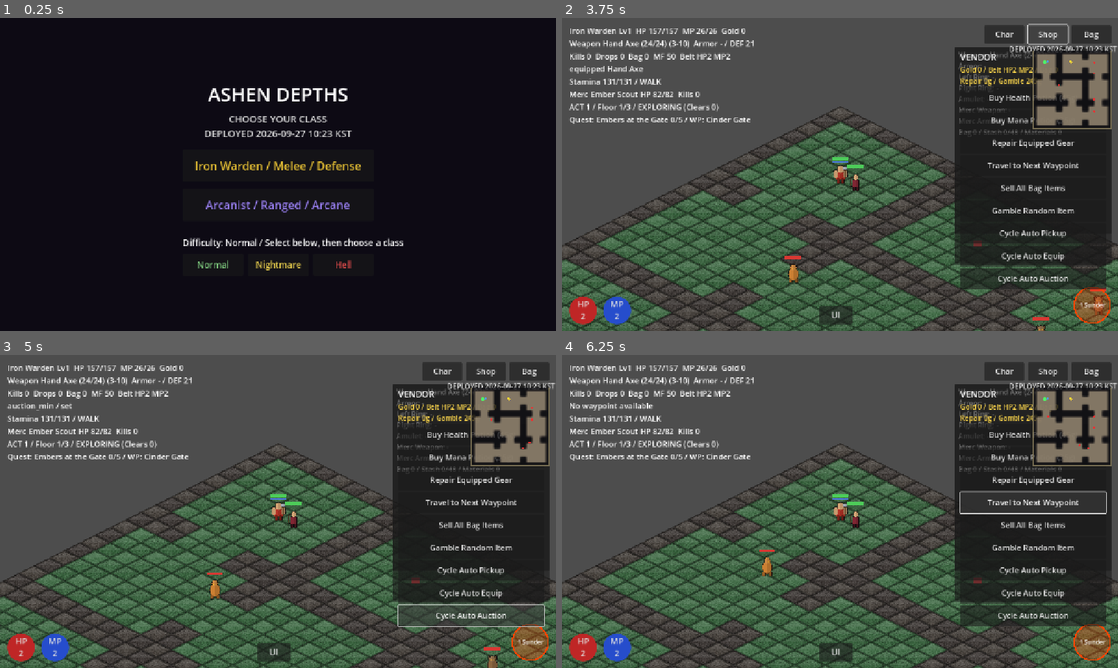
Above: before the commit, frames 1-4 (two rows, left to right).
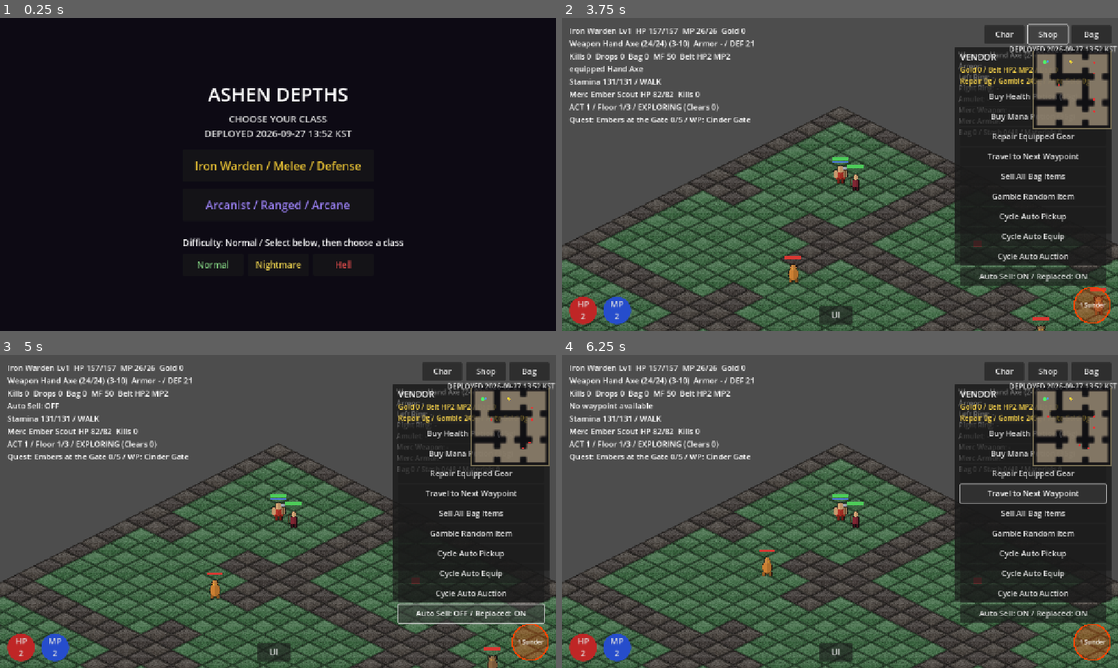
Above: after the commit, the same moments.

Repository: jflakeee/diablo
Game: Godot game, scene res://main.tscn
Two runs of this game, one before a commit and one after it. Both use one fixed random seed, a clock stepped at 60 frames per second and the inputs below.
Inputs (mouse positions are in pixels of both pictures, inside the frame that each line leads up to):
- Up to frame 1 (0.25 s): no input
- Up to frame 2 (3.75 s): click "Normal" at 0.5 s; click "Normal" at 1.25 s; click "Iron Warden / Melee / Defense" at 2 s; click "Bag" at 2.75 s; click "Shop" at 3.5 s
- Up to frame 3 (5 s): click (472, 611) at 4.25 s, where only the run after the commit has a clickable "Auto Sell: ON / Replaced: ON"
- Up to frame 4 (6.25 s): click (1034, 611) at 5 s, where only the run after the commit has a clickable "Auto Sell: OFF / Replaced: ON"; click "Travel to Next Waypoint" at 5.75 s

The runs differ from the first frame. In frame 1, less than 0.1% of the frame differs, in the area x 56-60%, y 36-38%; in frame 2, 2.9%; in frame 3, 3.1%; in frame 4, 3.3%, in the area x 71-98%, y 8-87%.

Commit message:
Add combat-power auto equip and safe auto sell

Diff:
--- a/prototype/game_dungeon/automation.gd
+++ b/prototype/game_dungeon/automation.gd
@@ -10,13 +10,50 @@
 var materials := {}
 var auctions: Array = []
 var salvage := 0
+var auto_sell := true
+var sell_replaced_gear := true
+var auto_sell_max_quality := "rare"
+var keep_market_value := 10000
 
 func rank(quality: String) -> int:
 	return int(QUALITY_RANK.get(quality, 0))
 
 func accepts(it: Dictionary) -> bool:
 	var slot := String(it.get("slot", ""))
+	if auto_sell and slot in ["weapon", "armor", "ring", "amulet"]:
+		return true
 	return slot in ["gold", "potion", "material", "skill_book"] or rank(String(it.get("quality", "normal"))) >= rank(pickup_min)
+
+func should_auto_sell(it: Dictionary, sale_value: int, requirement_locked: bool) -> bool:
+	if not auto_sell or requirement_locked or bool(it.get("salvage_protected", false)):
+		return false
+	if not String(it.get("slot", "")) in ["weapon", "armor", "ring", "amulet"]:
+		return false
+	var quality := String(it.get("quality", "normal"))
+	if quality in ["set", "unique"] or rank(quality) > rank(auto_sell_max_quality):
+		return false
+	return sale_value < keep_market_value
+
+func snapshot() -> Dictionary:
+	return {"pickup_min": pickup_min, "equip_min": equip_min, "auction_min": auction_min,
+		"auto_sell": auto_sell, "sell_replaced_gear": sell_replaced_gear, "auto_sell_max_quality": auto_sell_max_quality,
+		"keep_market_value": keep_market_value, "potion_tier": potion_tier.duplicate(true),
+		"materials": materials.duplicate(true), "salvage": salvage}
+
+func restore(raw: Variant) -> void:
+	if not raw is Dictionary:
+		return
+	var state: Dictionary = raw
+	pickup_min = String(state.get("pickup_min", pickup_min))
+	equip_min = String(state.get("equip_min", equip_min))
+	auction_min = String(state.get("auction_min", auction_min))
+	auto_sell = bool(state.get("auto_sell", auto_sell))
+	sell_replaced_gear = bool(state.get("sell_replaced_gear", sell_replaced_gear))
+	auto_sell_max_quality = String(state.get("auto_sell_max_quality", auto_sell_max_quality))
+	keep_market_value = maxi(0, int(state.get("keep_market_value", keep_market_value)))
+	potion_tier = (state.get("potion_tier", potion_tier) as Dictionary).duplicate(true)
+	materials = (state.get("materials", materials) as Dictionary).duplicate(true)
+	salvage = maxi(0, int(state.get("salvage", salvage)))
 
 func add_material(it: Dictionary) -> void:
 	var id := String(it.get("id", it.get("name", "unknown")))
@@ -66,8 +103,13 @@
 	var unique := {"name": "Unique Axe", "slot": "weapon", "quality": "unique", "dmin": 3, "dmax": 10, "affixes": {}}
 	var set_item := {"name": "Set Axe", "slot": "weapon", "quality": "set", "dmin": 3, "dmax": 11, "affixes": {}}
 	add_material({"id": "ruby", "amount": 999999, "slot": "material"})
-	var ok := accepts(rare) and not accepts({"slot": "armor", "quality": "normal"})
+	var ok := accepts(rare) and accepts({"slot": "armor", "quality": "normal"})
 	ok = ok and int(materials["ruby"]) == 999999 and potion_upgrade("health", 2) and not potion_upgrade("health", 1)
 	ok = ok and should_equip(unique, set_item) and should_equip(set_item, rare) and list_auction(rare, 10, 5)
 	ok = ok and expire_auctions(14) == 0 and expire_auctions(15) == 3
+	ok = ok and should_auto_sell(rare, 500, false) and not should_auto_sell(unique, 500, false) and not should_auto_sell(rare, 500, true)
+	var saved := snapshot()
+	auto_sell = false
+	restore(saved)
+	ok = ok and auto_sell
 	return ok
--- a/prototype/game_dungeon/main.gd
+++ b/prototype/game_dungeon/main.gd
@@ -31,7 +31,7 @@
 const Stamina := preload("res://stamina.gd")
 const DeathSystem := preload("res://death_system.gd")
 const Stash := preload("res://stash.gd")
-const DEPLOYED_AT_KST := "2026-09-27 10:23 KST"
+const DEPLOYED_AT_KST := "2026-09-27 13:52 KST"
 
 var _grid: Array = []
 var _astar: AStarGrid2D
@@ -111,6 +111,7 @@
 const COST_HP_POT := 45
 const COST_MP_POT := 35
 var _vendor_panel: Panel
+var _auto_sell_button: Button
 var _gold_sold := 0
 var _gambles := 0
 # ── 스탯/스킬 포인트 분배(성장) ──
@@ -948,6 +949,8 @@
 		_run_skill_book_visual_test.call_deferred()
 	elif OS.get_cmdline_user_args().has("economy_conversion_test"):
 		_run_economy_conversion_test.call_deferred()
+	elif OS.get_cmdline_user_args().has("auto_equip_sell_test"):
+		_run_auto_equip_sell_test.call_deferred()
 
 func _run_skill_visual_test() -> void:
 	await get_tree().create_timer(0.75).timeout
@@ -1027,6 +1030,36 @@
 	var gamble_ok := gold_before_gamble >= gamble_cost and _gold == gold_before_gamble - gamble_cost and _inventory.size() == bag_before_gamble + 1
 	var ok := item_sale_ok and protected_ok and duplicate_ok and gamble_ok
 	print("[ECONOMY] item_sale=%s protected=%s duplicate_book=%s(+%dg) gamble=%s(cost=%dg) verdict=%s" % [str(item_sale_ok), str(protected_ok), str(duplicate_ok), book_value, str(gamble_ok), gamble_cost, "PASS" if ok else "FAIL"])
+	await get_tree().create_timer(1.0).timeout
+	get_tree().quit()
+
+func _run_auto_equip_sell_test() -> void:
+	await get_tree().create_timer(0.75).timeout
+	_inv_panel.visible = true
+	var weak := Item.generate(_rng, Item.ARMOR_BASES[0], 1, "normal")
+	var strong := Item.generate(_rng, Item.ARMOR_BASES[0], 10, "rare")
+	strong["affixes"] = {"def": 25, "life": 20, "res_all": 8}
+	var worse := Item.generate(_rng, Item.ARMOR_BASES[0], 1, "normal")
+	var locked := Item.generate(_rng, Item.ARMOR_BASES[2], 10, "rare")
+	var protected := Item.generate(_rng, Item.ARMOR_BASES[0], 1, "normal")
+	protected["salvage_protected"] = true
+	var pickup_test_item := func(test_item: Dictionary) -> void:
+		_spawn_ground(test_item, _player.gx + 2.0, _player.gy)
+		_pickup(_ground.back() as Node)
+	pickup_test_item.call(weak)
+	var empty_equipped: bool = _equipped["armor"] == weak
+	var gold_before_replace := _gold
+	pickup_test_item.call(strong)
+	var upgraded: bool = _equipped["armor"] == strong and _gold > gold_before_replace
+	var gold_before_worse := _gold
+	pickup_test_item.call(worse)
+	var lower_sold: bool = _equipped["armor"] == strong and _gold > gold_before_worse and not _inventory.has(worse)
+	pickup_test_item.call(locked)
+	var future_kept: bool = _inventory.has(locked)
+	pickup_test_item.call(protected)
+	var protected_kept: bool = _inventory.has(protected)
+	var ok: bool = empty_equipped and upgraded and lower_sold and future_kept and protected_kept
+	print("[AUTO_EQUIP_SELL] empty=%s upgrade=%s replaced_sold=%s lower_sold=%s future_kept=%s protected=%s verdict=%s" % [str(empty_equipped), str(upgraded), str(_gold_sold > 0), str(lower_sold), str(future_kept), str(protected_kept), "PASS" if ok else "FAIL"])
 	await get_tree().create_timer(1.0).timeout
 	get_tree().quit()
 
@@ -1276,6 +1309,7 @@
 		"merc_equipped": _merc_equipped.duplicate(true),
 		"stamina": _stamina,
 		"corpse_state": _corpse_state.duplicate(true), "player_deaths": _player_deaths,
+		"automation": _automation.snapshot(),
 	}
 
 func _save_game() -> void:
@@ -1333,6 +1367,7 @@
 	_stamina = _stamina_max if saved_stamina < 0.0 else clampf(saved_stamina, 0.0, _stamina_max)
 	_corpse_state = DeathSystem.normalize_corpse(state.get("corpse_state", {}))
 	_player_deaths = maxi(0, int(state.get("player_deaths", 0)))
+	_automation.restore(state.get("automation", {}))
 	_spawn_corpse_marker()
 	if _merc != null:
 		_merc_scale_stats()
@@ -2439,19 +2474,79 @@
 	_inventory.append(it)
 	_items_picked += 1
 	_spawn_text(_player.position, "+" + Item.display_name(it), Item.quality_color(String(it["quality"])))
-	_auto_equip(it)
+	var equip_result := _auto_equip(it)
+	if equip_result in ["KEPT_LOWER_POWER", "KEPT_REQUIREMENT_LOCKED"]:
+		var requirement_locked := equip_result == "KEPT_REQUIREMENT_LOCKED"
+		if _automation.should_auto_sell(it, _item_value(it), requirement_locked):
+			var sale_value := _item_value(it)
+			_inventory.erase(it)
+			_gold += sale_value
+			_gold_sold += sale_value
+			_combat_log = "AUTO SOLD: %s / +%dg" % [Item.display_name(it), sale_value]
+			_spawn_text(_player.position + Vector2(0, -42), "+%dg AUTO SELL" % sale_value, Color(1.0, 0.85, 0.25))
 	_rebuild_inv()
 
-func _auto_equip(it: Dictionary) -> void:
+func _affix_power(affixes: Dictionary) -> float:
+	var mana_weight := 1.2 if _class == "arcanist" else 0.45
+	var strength_weight := 0.8 if _class == "arcanist" else 2.2
+	var dexterity_weight := 1.2 if _class == "arcanist" else 1.7
+	return float(affixes.get("life", 0)) * 1.5 + float(affixes.get("mana", 0)) * mana_weight \
+		+ float(affixes.get("str", 0)) * strength_weight + float(affixes.get("dex", 0)) * dexterity_weight \
+		+ float(affixes.get("ar", 0)) * 0.2 + float(affixes.get("res_all", 0)) * 6.0 \
+		+ (float(affixes.get("res_fire", 0)) + float(affixes.get("res_cold", 0)) + float(affixes.get("res_light", 0)) + float(affixes.get("res_poison", 0))) * 1.5 \
+		+ (float(affixes.get("fdmg", 0)) + float(affixes.get("cdmg", 0)) + float(affixes.get("ldmg", 0))) * 8.0
+
+func _item_combat_power(it: Dictionary) -> float:
+	if it.is_empty() or Item.is_broken(it):
+		return 0.0
+	var affixes := Item.effective_affixes(it)
+	var power := _affix_power(affixes)
+	if String(it.get("slot", "")) == "weapon":
+		var average_damage := (float(it.get("dmin", 0)) + float(it.get("dmax", 0))) * 0.5
+		power += average_damage * (1.0 + float(affixes.get("ed", 0)) / 100.0) * 12.0
+	else:
+		power += (float(it.get("defense", 0)) + float(affixes.get("def", 0))) * 2.0
+	return power
+
+func _loadout_combat_power(loadout: Dictionary) -> float:
+	var items: Array = []
+	var power := 0.0
+	for slot in EQUIPMENT_SLOTS:
+		var equipped_item: Dictionary = loadout.get(slot, {})
+		items.append(equipped_item)
+		power += _item_combat_power(equipped_item)
+	power += _affix_power(Item.equipped_set_bonus(items))
+	return power
+
+func _power_with_item(it: Dictionary, slot: String) -> float:
+	var candidate := _equipped.duplicate(true)
+	candidate[slot] = it
+	return _loadout_combat_power(candidate)
+
+func _auto_equip(it: Dictionary) -> String:
+	if not Item.can_equip(it, _player.level, _player.stat_str, _player.stat_dex):
+		return "KEPT_REQUIREMENT_LOCKED"
 	var slot := _equipment_slot_for_item(it)
-	var cur: Dictionary = _equipped[slot]
-	if Item.can_equip(it, _player.level, _player.stat_str, _player.stat_dex) and _automation.should_equip(it, cur):
-		if not cur.is_empty():
-			_inventory.erase(cur)
-			if not _automation.list_auction(cur, int(Time.get_ticks_msec() / 1000)):
-				_inventory.append(cur)
-		_equip(it, slot)
-		_inventory.erase(it)
+	if not _equipped.has(slot):
+		return "KEPT_LOWER_POWER"
+	var current: Dictionary = _equipped[slot]
+	var before_power := _loadout_combat_power(_equipped)
+	var after_power := _power_with_item(it, slot)
+	var improves := current.is_empty() or after_power > before_power + maxf(1.0, before_power * 0.01)
+	if not improves:
+		return "KEPT_LOWER_POWER"
+	_inventory.erase(it)
+	if not current.is_empty():
+		if _automation.sell_replaced_gear and _automation.should_auto_sell(current, _item_value(current), false):
+			var old_value := _item_value(current)
+			_gold += old_value
+			_gold_sold += old_value
+			_combat_log = "AUTO REPLACED / SOLD %s +%dg" % [Item.display_name(current), old_value]
+		else:
+			_inventory.append(current)
+	_equip(it, slot)
+	_combat_log = "AUTO EQUIPPED: %s / Power %.0f -> %.0f" % [Item.display_name(it), before_power, after_power]
+	return "EQUIPPED_EMPTY" if current.is_empty() else "EQUIPPED_UPGRADE"
 
 func _equip_from_inventory(it: Dictionary) -> void:
 	var requirement_failures := Item.requirement_failures(it, _player.level, _player.stat_str, _player.stat_dex)
@@ -2474,7 +2569,9 @@
 		return "ring_left"
 	if (_equipped["ring_right"] as Dictionary).is_empty():
 		return "ring_right"
-	return "ring_left" if _automation.item_score(_equipped["ring_left"]) <= _automation.item_score(_equipped["ring_right"]) else "ring_right"
+	var left_power := _power_with_item(it, "ring_left")
+	var right_power := _power_with_item(it, "ring_right")
+	return "ring_left" if left_power >= right_power else "ring_right"
 
 func _equip(it: Dictionary, target_slot: String = "") -> void:
 	var slot := target_slot if not target_slot.is_empty() else _equipment_slot_for_item(it)
@@ -2537,6 +2634,8 @@
 	_vendor_btn(vb, "Cycle Auto Pickup", func(): _cycle_automation("pickup_min"))
 	_vendor_btn(vb, "Cycle Auto Equip", func(): _cycle_automation("equip_min"))
 	_vendor_btn(vb, "Cycle Auto Auction", func(): _cycle_automation("auction_min"))
+	_auto_sell_button = _vendor_btn(vb, "", _toggle_auto_sell)
+	_refresh_vendor()
 
 func _cycle_automation(key: String) -> void:
 	var levels := ["normal", "magic", "rare", "set", "unique"]
@@ -2545,13 +2644,19 @@
 	_combat_log = "%s / %s" % [key, String(_automation.get(key))]
 	_rebuild_inv()
 
-func _vendor_btn(vb: VBoxContainer, text: String, cb: Callable) -> void:
+func _vendor_btn(vb: VBoxContainer, text: String, cb: Callable) -> Button:
 	var b := Button.new()
 	b.text = text
-	b.custom_minimum_size = Vector2(320, 48)
+	b.custom_minimum_size = Vector2(320, 42)
 	b.add_theme_font_size_override("font_size", _accessibility.font_size(18))
 	b.pressed.connect(cb)
 	vb.add_child(b)
+	return b
+
+func _toggle_auto_sell() -> void:
+	_automation.auto_sell = not _automation.auto_sell
+	_combat_log = "Auto Sell: %s" % ("ON" if _automation.auto_sell else "OFF")
+	_refresh_vendor()
 
 func _toggle_vendor() -> void:
 	_vendor_panel.visible = not _vendor_panel.visible
@@ -2681,7 +2786,9 @@
 
 func _refresh_vendor() -> void:
 	if _vendor_gold_lbl:
-		_vendor_gold_lbl.text = "Gold %d / Belt HP%d MP%d / Bag %d\nRepair %dg / Gamble %dg" % [_gold, _belt_hp, _belt_mp, _inventory.size(), _repair_equipped_cost(), _gamble_cost()]
+		_vendor_gold_lbl.text = "Gold %d / Belt HP%d MP%d / Bag %d\nRepair %dg / Gamble %dg / Auto Sold %dg" % [_gold, _belt_hp, _belt_mp, _inventory.size(), _repair_equipped_cost(), _gamble_cost(), _gold_sold]
+	if _auto_sell_button:
+		_auto_sell_button.text = "Auto Sell: %s / Replaced: ON" % ("ON" if _automation.auto_sell else "OFF")
 
 func _repair_equipped_cost() -> int:
 	var total := 0
@@ -2810,7 +2917,7 @@
 	for it in _inventory:
 		var row := VBoxContainer.new()
 		var btn := Button.new()
-		btn.text = "%s\n%s / %s" % [Item.display_name(it), Item.affix_text(it), Item.requirement_text(it)]
+		btn.text = "%s\nPower %.0f / %s / %s" % [Item.display_name(it), _item_combat_power(it), Item.affix_text(it), Item.requirement_text(it)]
 		btn.size_flags_horizontal = Control.SIZE_EXPAND_FILL
 		btn.custom_minimum_size.y = 52
 		btn.add_theme_font_size_override("font_size", _accessibility.font_size(14))
